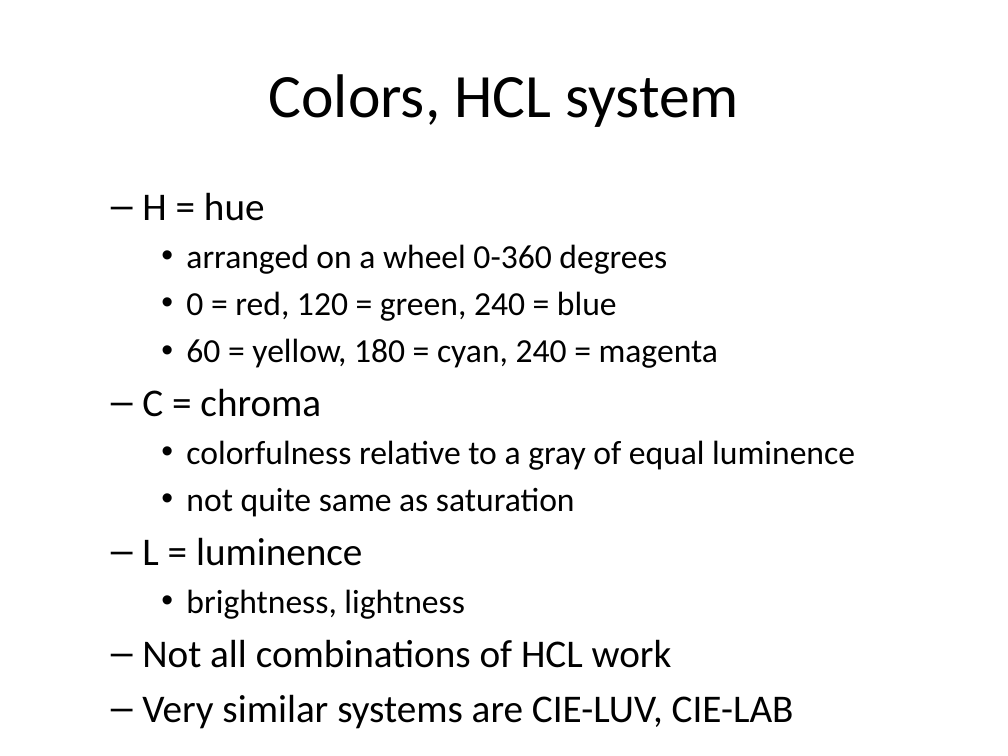
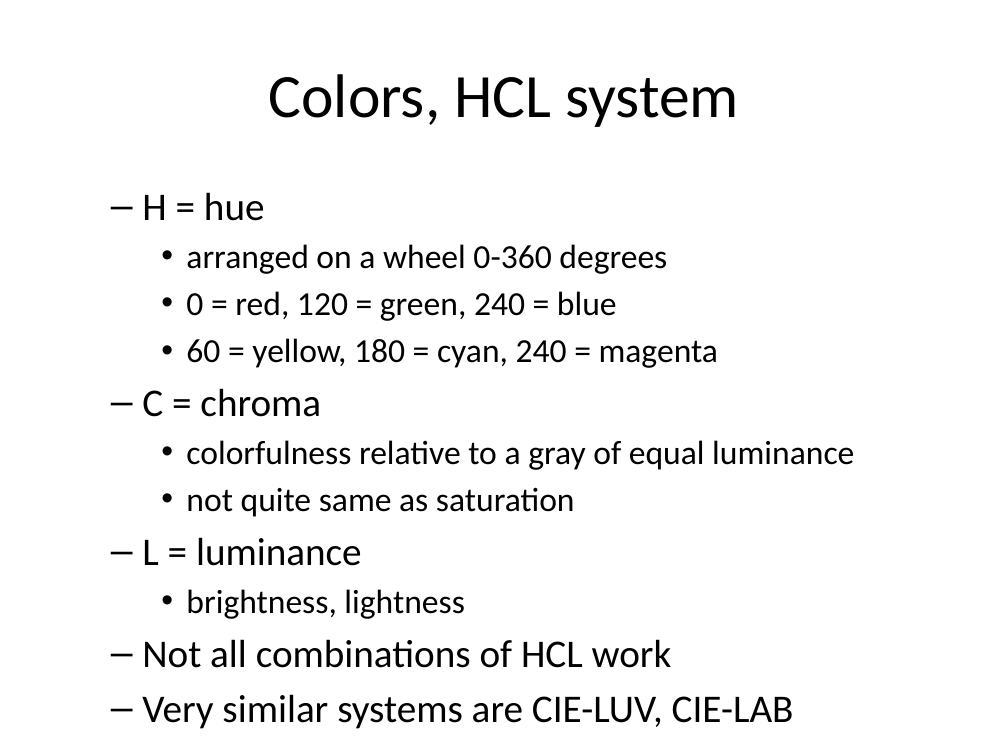
Before and after one commit to pmean/data-visualization, a slide deck: slide 41 of data-viz-02/component/tutorial-colors.pptx. Drawn at 1008x756 pixels with LibreOffice and Linux fonts; fonts in the diff are those of the drawing. Boxes give left, top, right and bottom in pixels: in the first picture for what was removed or moved away, otherwise in the second. Text is boxed around its words. In the diff, an @@ line names an element or a change of style, - is before the commit and + after.

```diff
--- a/data-viz-02/component/tutorial-colors.pptx
+++ b/data-viz-02/component/tutorial-colors.pptx
@@ text at (186, 440, 854, 470): text changed @@
-    • colorfulness relative to a gray of equal luminence
+    • colorfulness relative to a gray of equal luminance
@@ text at (142, 537, 362, 566): text changed @@
-  – L = luminence
+  – L = luminance
```
Also in this commit, not shown: 4 other slides changed, 1 slide added, 40 other files.
